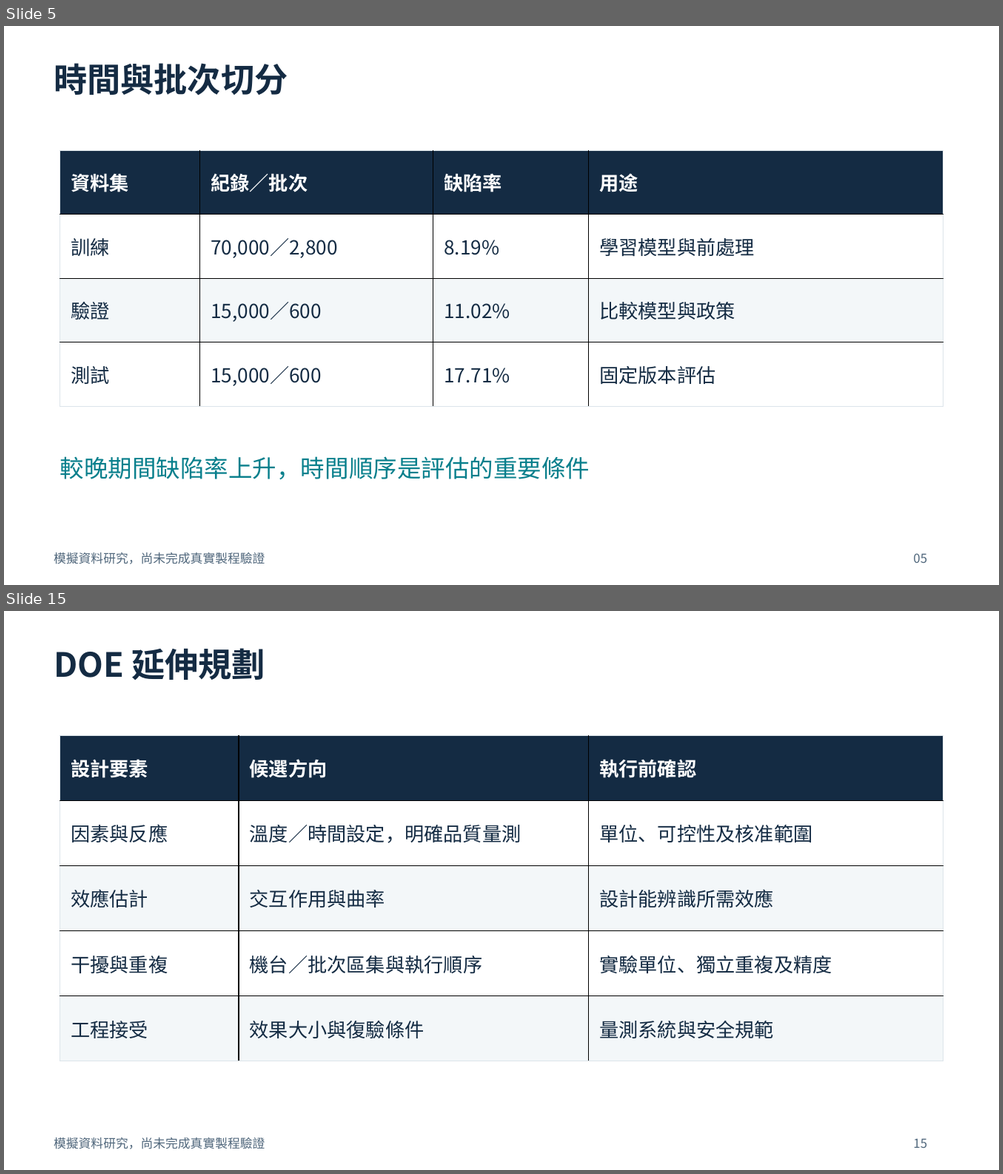
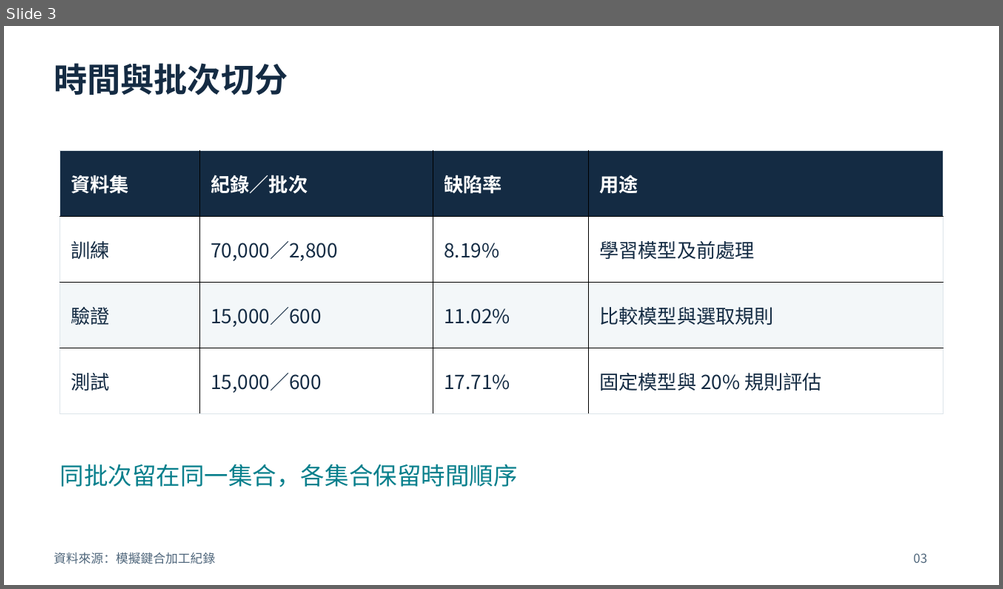
Before and after one commit to chelsietao/soic-bonding-quality-risk-prediction, a slide deck: presentations/SoIC_Process_Engineer_Briefing_ZH.pptx. Shown one above the other, each under a label of ours: slides 5 and 15 before the commit, slide 3 after it; the slides between them are not shown. The pictures are 1003x1174 and 1003x589 pixels, drawn with LibreOffice and Linux fonts; fonts in the diff are those of the drawing. Boxes give left, top, right and bottom in pixels: in the first picture for what was removed or moved away, otherwise in the second. Text is boxed around its words. In the diff, an @@ line names an element or a change of style, - is before the commit and + after.

```diff
--- a/presentations/SoIC_Process_Engineer_Briefing_ZH.pptx
+++ b/presentations/SoIC_Process_Engineer_Briefing_ZH.pptx
@@ slide 15 removed at <box>4,611,999,1170</box>, background #FFFFFF @@
@@ text removed at <box>54,648,265,680</box> @@
-DOE 延伸規劃
@@ table removed at <box>60,735,943,1062</box>, 5 rows, 3 columns @@
-設計要素 | 候選方向 | 執行前確認
-因素與反應 | 溫度／時間設定，明確品質量測 | 單位、可控性及核准範圍
-效應估計 | 交互作用與曲率 | 設計能辨識所需效應
-干擾與重複 | 機台／批次區集與執行順序 | 實驗單位、獨立重複及精度
-工程接受 | 效果大小與復驗條件 | 量測系統與安全規範
@@ text removed at <box>54,1138,264,1150</box> @@
-模擬資料研究，尚未完成真實製程驗證
@@ text removed at <box>913,1139,927,1148</box> @@
-15
@@ what was slide 5 is now slide 3 @@
@@ slide 3 changed as well @@
@@ table at <box>60,150,942,414</box> @@
-row 2, column 4: 學習模型與前處理
+row 2, column 4: 學習模型及前處理
-row 3, column 4: 比較模型與政策
+row 3, column 4: 比較模型與選取規則
-row 4, column 4: 固定版本評估
+row 4, column 4: 固定模型與 20% 規則評估
@@ text at <box>60,464,518,488</box>: text changed @@
-較晚期間缺陷率上升，時間順序是評估的重要條件
+同批次留在同一集合，各集合保留時間順序
@@ text at <box>54,553,215,565</box>: text changed @@
-模擬資料研究，尚未完成真實製程驗證
+資料來源：模擬鍵合加工紀錄
@@ text at <box>913,554,927,563</box>: text changed @@
-05
+03
```
Also in this commit, not shown: 3 other slides changed, 20 slides added, 15 other slides removed, 13 other files.
